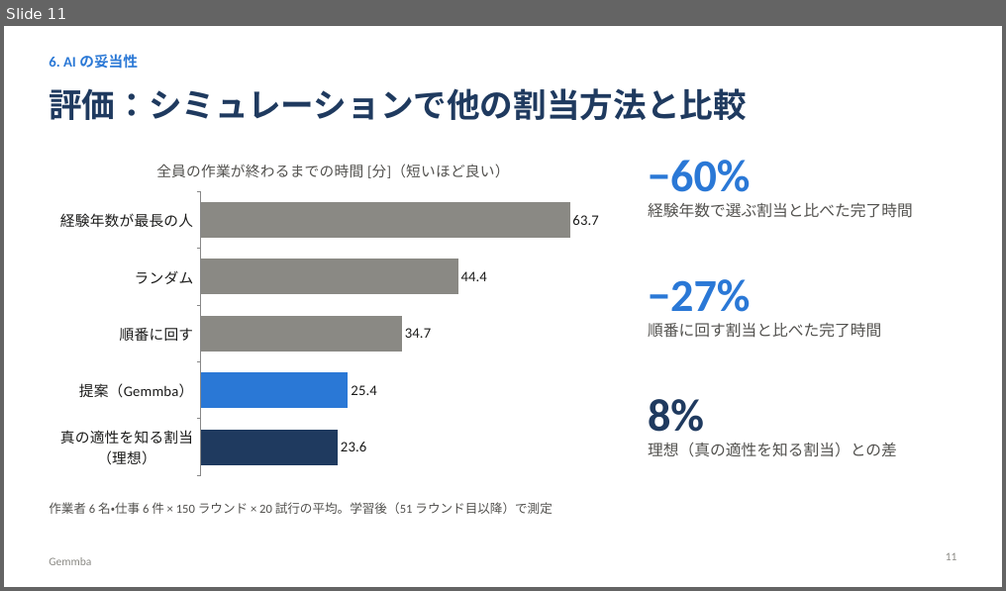
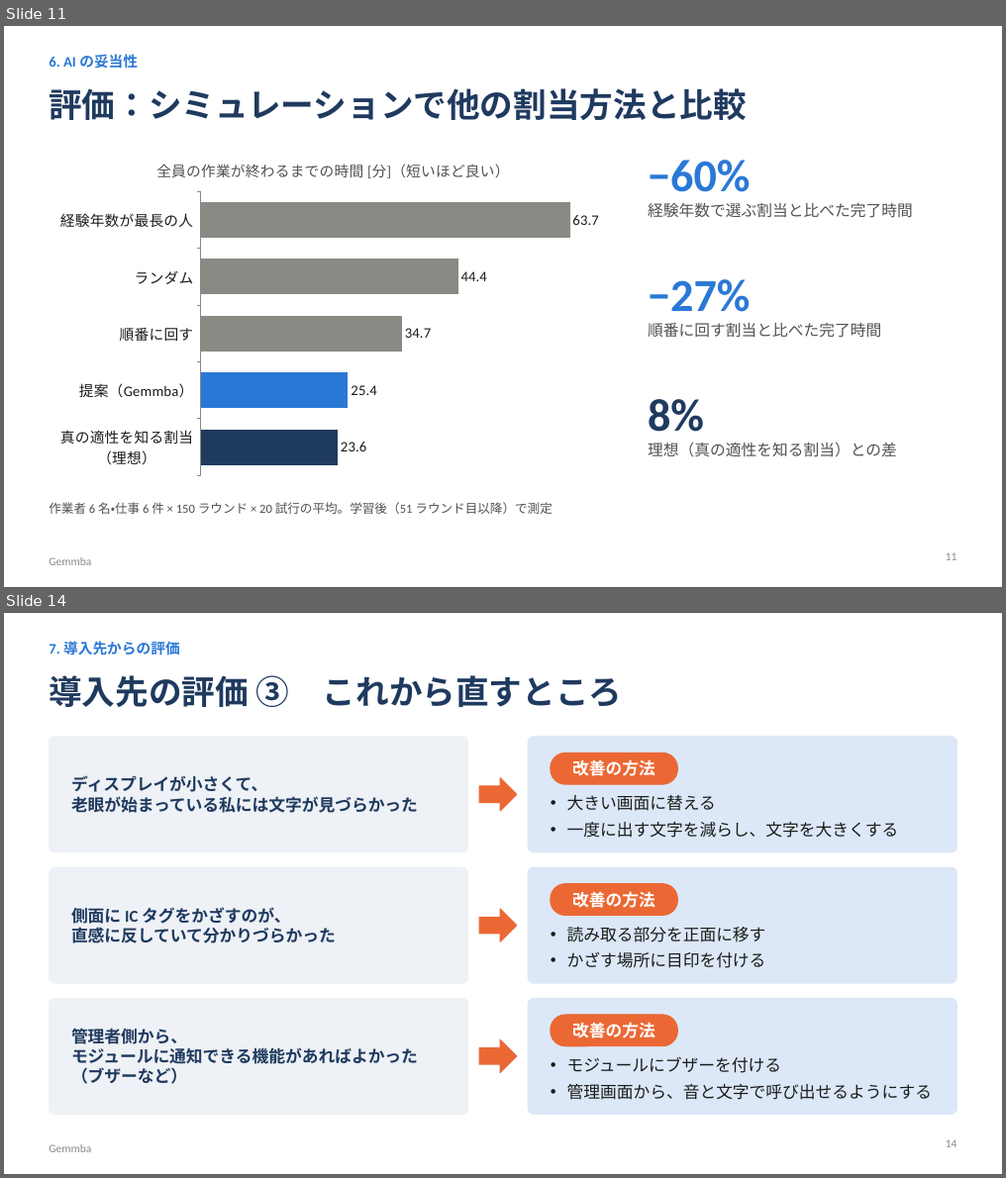
Before and after one commit to maguro256/procon2026, a slide deck: slides/gemmba_presentation.pptx. Shown one above the other, each under a label of ours: slide 11 before the commit, slides 11 and 14 after it; the slides between them are not shown. The pictures are 1006x591 and 1006x1178 pixels, drawn with LibreOffice and Linux fonts; fonts in the diff are those of the drawing. Boxes give left, top, right and bottom in pixels: in the first picture for what was removed or moved away, otherwise in the second. Text is boxed around its words. In the diff, an @@ line names an element or a change of style, - is before the commit and + after.

```diff
--- a/slides/gemmba_presentation.pptx
+++ b/slides/gemmba_presentation.pptx
@@ slide 14 added at [4, 613, 1002, 1174], background #FFFFFF; not listed: 1 template element that a slide beside it also shows @@
@@ text added at [49, 641, 180, 656], 14 pt, text #2A78D6, bold @@
+7. 導入先からの評価
@@ title added at [49, 675, 623, 707], 32 pt, text #1F3A5F, bold @@
+導入先の評価 ③ これから直すところ
@@ rounded rectangle added at [49, 737, 468, 853], fill #EEF1F5, outline #EEF1F5 1 pt @@
@@ rounded rectangle added at [528, 737, 957, 853], fill #DCE8F7, outline #DCE8F7 1 pt @@
@@ rounded rectangle added at [550, 753, 678, 784], fill #EB6834, outline #EB6834 1 pt @@
@@ text added at [572, 760, 655, 776], 16 pt, text #FFFFFF, bold @@
+改善の方法
@@ text added at [71, 775, 418, 813], 16 pt, text #1F3A5F, bold @@
+ディスプレイが小さくて、
+老眼が始まっている私には文字が見づらかった
@@ right arrow added at [479, 778, 517, 811], fill #EB6834, outline #EB6834 1 pt @@
@@ text added at [567, 795, 899, 838], 16 pt, text #1B1B1A @@
+• 大きい画面に替える
+• 一度に出す文字を減らし、文字を大きくする
@@ rounded rectangle added at [49, 867, 468, 983], fill #EEF1F5, outline #EEF1F5 1 pt @@
@@ rounded rectangle added at [528, 867, 957, 983], fill #DCE8F7, outline #DCE8F7 1 pt @@
@@ text added at [71, 907, 336, 944], 16 pt, text #1F3A5F, bold @@
+側面に IC タグをかざすのが、
+直感に反していて分かりづらかった
@@ right arrow added at [479, 909, 517, 943], fill #EB6834, outline #EB6834 1 pt @@
@@ rounded rectangle added at [550, 884, 678, 916], fill #EB6834, outline #EB6834 1 pt @@
@@ text added at [572, 891, 655, 908], 16 pt, text #FFFFFF, bold @@
+改善の方法
@@ text added at [567, 927, 766, 968], 16 pt, text #1B1B1A @@
+• 読み取る部分を正面に移す
+• かざす場所に目印を付ける
@@ rounded rectangle added at [49, 998, 468, 1115], fill #EEF1F5, outline #EEF1F5 1 pt @@
@@ rounded rectangle added at [528, 998, 957, 1115], fill #DCE8F7, outline #DCE8F7 1 pt @@
@@ text added at [71, 1028, 418, 1084], 16 pt, text #1F3A5F, bold @@
+管理者側から、
+モジュールに通知できる機能があればよかった
+（ブザーなど）
@@ rounded rectangle added at [550, 1015, 678, 1047], fill #EB6834, outline #EB6834 1 pt @@
@@ text added at [572, 1022, 655, 1039], 16 pt, text #FFFFFF, bold @@
+改善の方法
@@ right arrow added at [479, 1041, 517, 1073], fill #EB6834, outline #EB6834 1 pt @@
@@ text added at [567, 1057, 932, 1100], 16 pt, text #1B1B1A @@
+• モジュールにブザーを付ける
+• 管理画面から、音と文字で呼び出せるようにする
@@ page number added at [945, 1140, 957, 1148], 11 pt, text #8A8984 @@
+14
```
Also in this commit, not shown: 1 slide changed, 2 other slides added, 1 other file.
